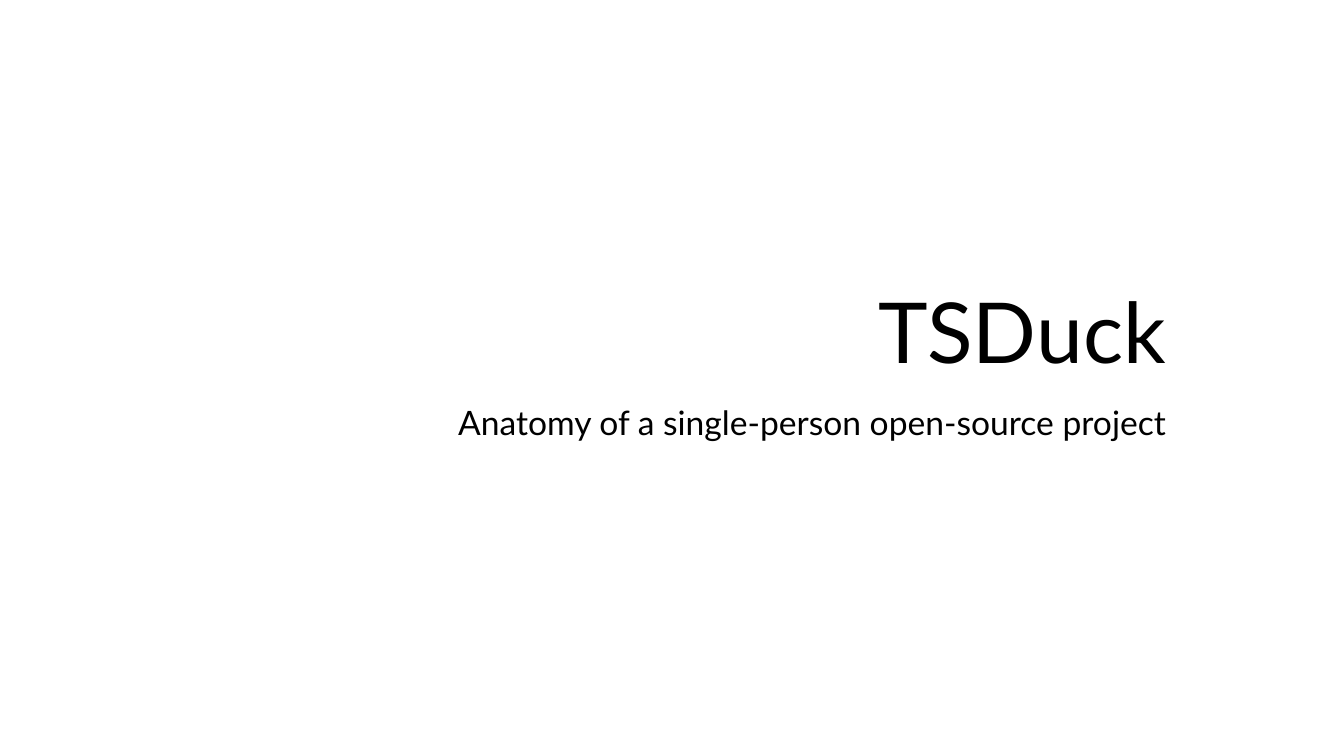
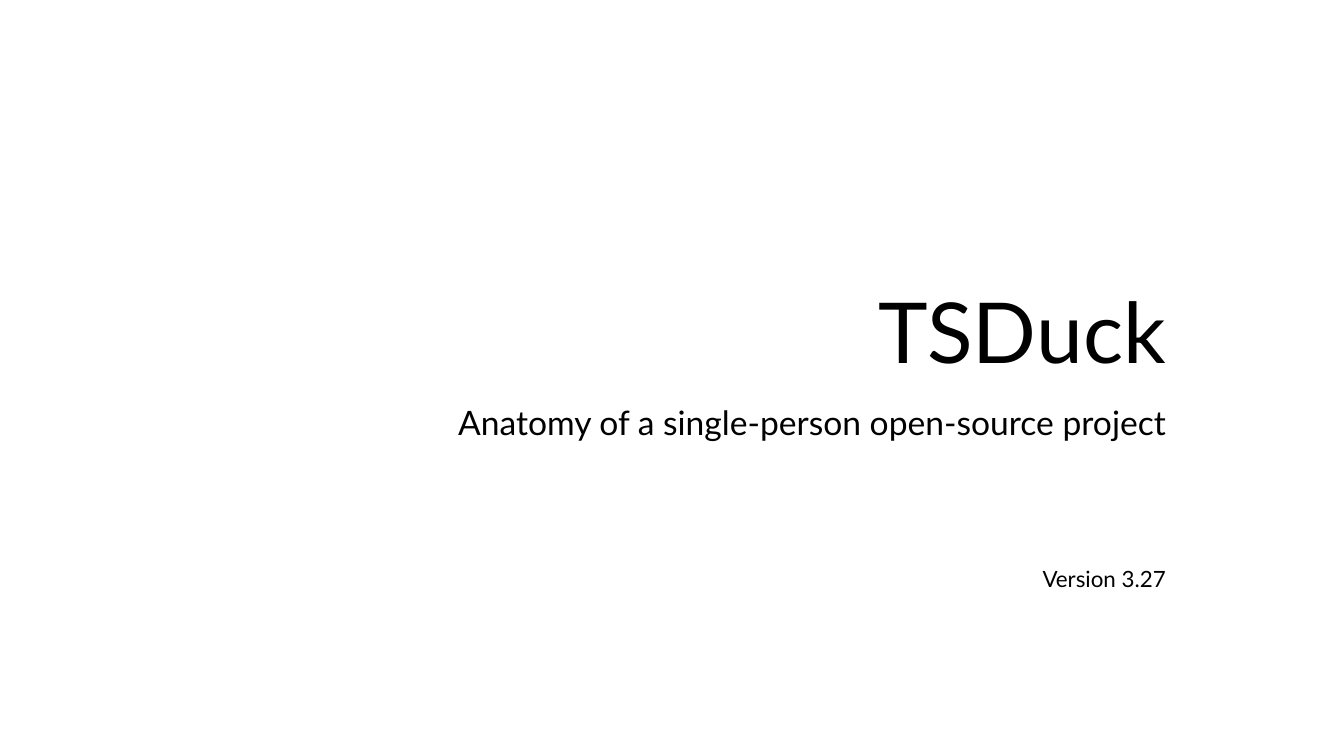
Before and after one commit to tsduck/tsduck, a slide deck: slide 1 of doc/tsduck-project.pptx. Drawn at 1344x756 pixels with LibreOffice and Linux fonts; fonts in the diff are those of the drawing; background and template pictures are left out. Boxes give left, top, right and bottom in pixels: in the first picture for what was removed or moved away, otherwise in the second. Text is boxed around its words. In the diff, an @@ line names an element or a change of style, - is before the commit and + after.

```diff
--- a/doc/tsduck-project.pptx
+++ b/doc/tsduck-project.pptx
@@ subtitle at (x1=1043, y1=570, x2=1166, y2=587): paragraph added @@
+Version 3.27
```
Also in this commit, not shown: 3 other slides changed, 1 slide added, 3 other files.
